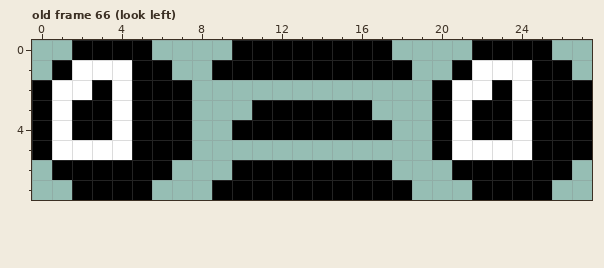
File history of a pixel-art file, look left up.aseprite. Above is the file before it was changed.
28x8 pixels, 66 frames. Shown: old frame 66 (look left). The commit also changed other frames, which this record leaves out.
After:
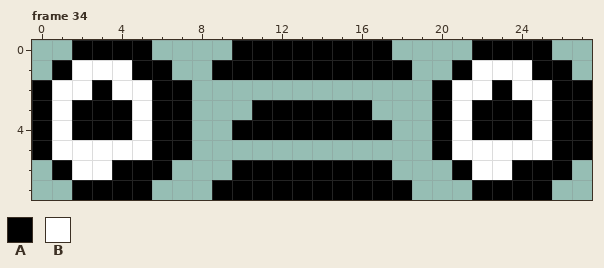
Palette (. is transparent): A #000000  B #ffffff
The exact change:
frames 66 -> 34
Frame 34 against old frame 66 (look left), layer "Eyes":
y 2: x 5 A -> B; x 25 A -> B
y 3..4: x 4..5 BA -> AB; x 24..25 BA -> AB
y 5: x 5 A -> B; x 25 A -> B
y 6: x 2..3 AA -> BB; x 22..23 AA -> BB
